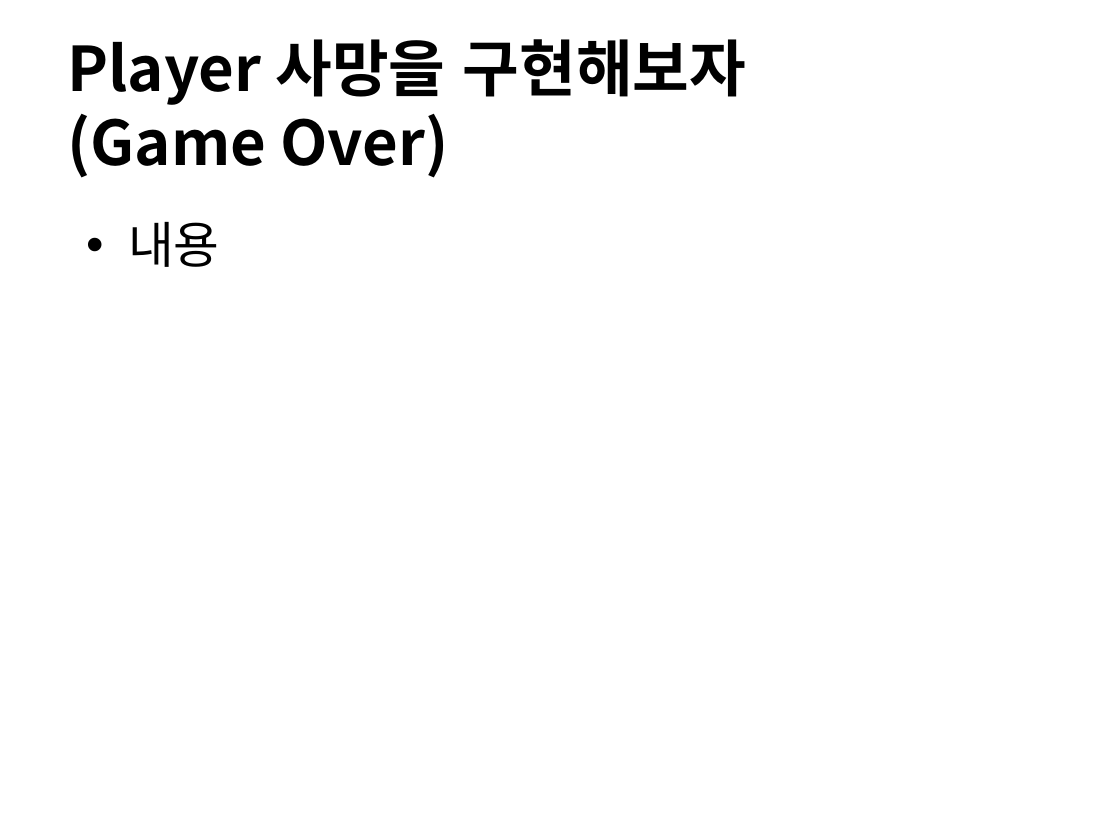
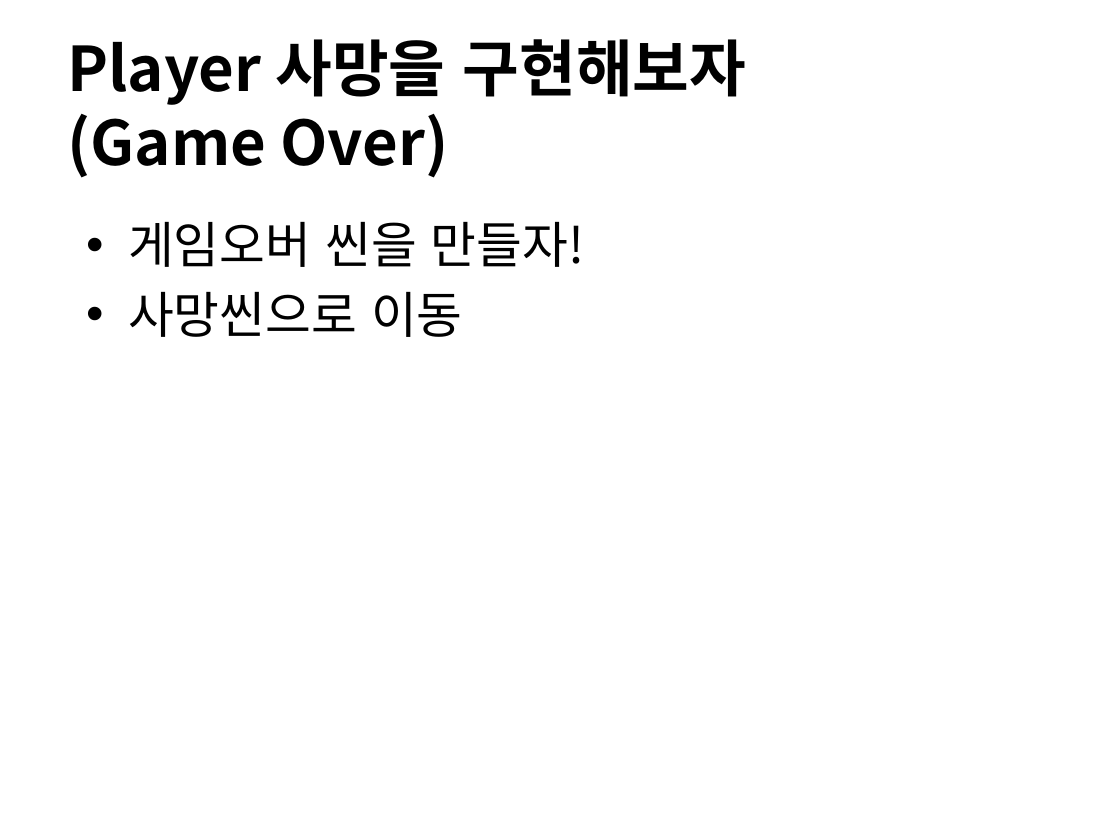
Before and after one commit to IamGroooooot/cien-unity-2019, a slide deck: slide 31 of 2주차.pptx (slide 26 before the commit). Drawn at 1120x840 pixels with LibreOffice and Linux fonts; fonts in the diff are those of the drawing. Boxes give left, top, right and bottom in pixels: in the first picture for what was removed or moved away, otherwise in the second. Text is boxed around its words. In the diff, an @@ line names an element or a change of style, - is before the commit and + after.

```diff
--- a/2주차.pptx
+++ b/2주차.pptx
@@ text at <box>128,222,585,337</box>: text changed @@
-• 내용
+• 게임오버 씬을 만들자!
+• 사망씬으로 이동
```
Also in this commit, not shown: 8 other slides changed, 5 slides added.
